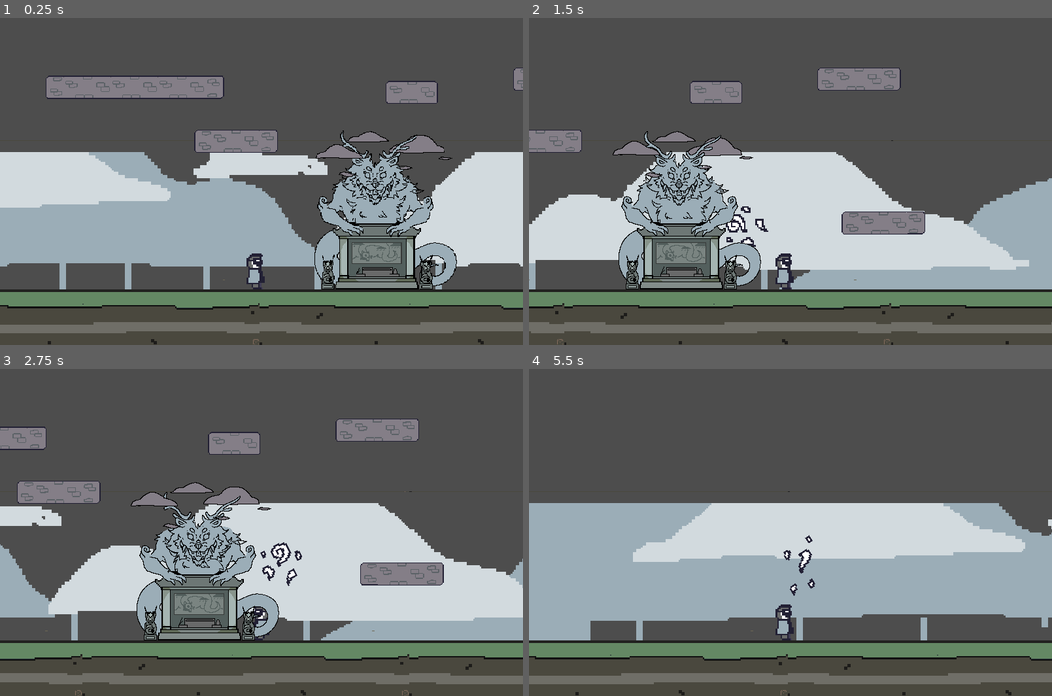
Above: before the commit, frames 1-4 (two rows, left to right).
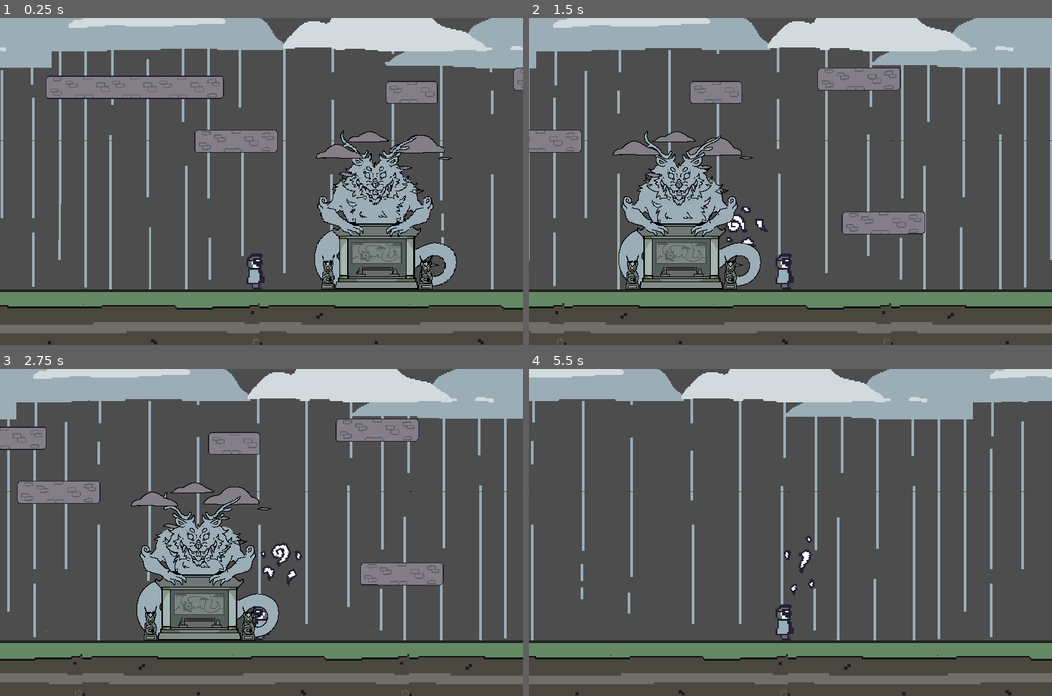
Above: after the commit, the same moments.

Repository: RobChiocchio/godot-wild-jam-58
Game: Godot game, scene res://scenes/levels/level_3.tscn
Same seed, same stepped clock (60 frames per second), same inputs: the game is played once before the commit and once after it. This scene is started directly instead of the project's main scene.
Inputs (mouse positions are in pixels of both pictures, inside the frame that each line leads up to):
- Up to frame 1 (0.25 s): no input
- Up to frame 2 (1.5 s): move the mouse to (905, 165) at 0.52 s; press the mouse at (905, 165) at 0.53 s; hold D (move_right) 0.53-1.25 s; tap W (jump) at 0.77 s; release the mouse at (905, 165) at 1.25 s; drag from (685, 197) to (790, 217) at 1.27 s
- Up to frame 3 (2.75 s): move the mouse to (313, 460) at 2.02 s; press the mouse at (313, 460) at 2.03 s; hold A (move_left) from 2.03 s (still down)
- Up to frame 4 (5.5 s): release A (move_left) at 2.75 s; release the mouse at (842, 460) at 2.75 s; drag from (764, 597) to (633, 483) at 2.77 s; move the mouse to (947, 581) at 3.52 s; press the mouse at (947, 581) at 3.53 s; hold D (move_right) 3.53-4.25 s; tap W (jump) at 3.77 s; release the mouse at (947, 581) at 4.25 s; drag from (633, 483) to (790, 624) at 4.27 s; move the mouse to (816, 532) at 5.02 s; press the mouse at (816, 532) at 5.03 s; hold D (move_right) from 5.03 s (still down)

The runs differ from the first frame. In frame 1, 36% of the frame differs, in the area x 0-100%, y 0-83%; in frame 2, 34%; in frame 3, 33%; in frame 4, 46%.

Commit message:
Asset Inclusion
Added in multiple assets for in game usage

Diff:
--- a/scenes/levels/level_3.tscn
+++ b/scenes/levels/level_3.tscn
@@ -17,10 +17,6 @@
 [sub_resource type="WorldBoundaryShape2D" id="WorldBoundaryShape2D_plqi7"]
 
 [node name="level_3" type="Node2D"]
-
-[node name="Background" parent="." instance=ExtResource("1_fwook")]
-offset = Vector2(0, 0)
-transform = Transform2D(0.25, 0, 0, 0.25, 0, 0)
 
 [node name="Node" type="Node" parent="."]
 
@@ -73,3 +69,9 @@
 [node name="dragon_god" parent="." instance=ExtResource("7_ec31i")]
 position = Vector2(72, 0)
 scale = Vector2(0.4, 0.4)
+
+[node name="Background" parent="." instance=ExtResource("1_fwook")]
+offset = Vector2(640, 100)
+scale = Vector2(0.4, 0.4)
+transform = Transform2D(0.4, 0, 0, 0.4, 640, 100)
+follow_viewport_enabled = false
Binary file added: assets/effects/mountainbackground.png
Not shown, added: assets/effects/mountainbackground.png.import
Binary file added: assets/effects/overcloud.png
Not shown, added: assets/effects/overcloud.png.import
Binary file added: assets/objects/beebstatue.png
Not shown, added: assets/objects/beebstatue.png.import
Binary file added: assets/objects/explostive.png
Not shown, added: assets/objects/explostive.png.import
Binary file added: assets/prefabs/mesoplatform.png
Not shown, added: assets/prefabs/mesoplatform.png.import
Binary file added: assets/prefabs/sandplatform.png
Not shown, added: assets/prefabs/sandplatform.png.import
(and 18 more such lines)
